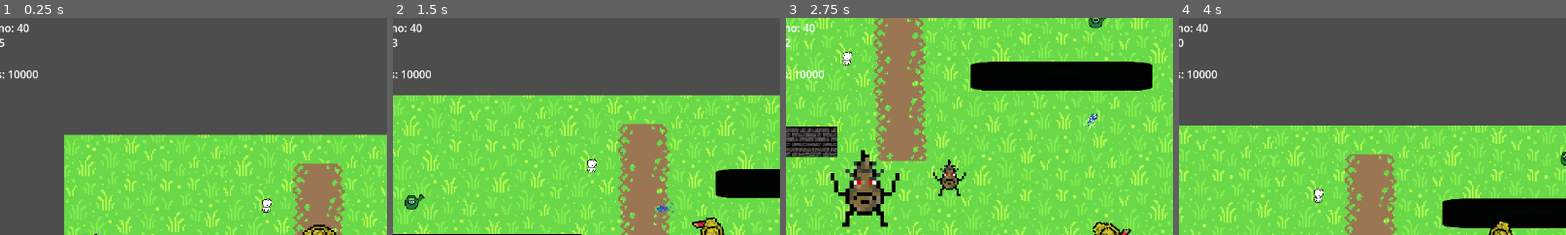
Above: before the commit, frames 1-4 (left to right).
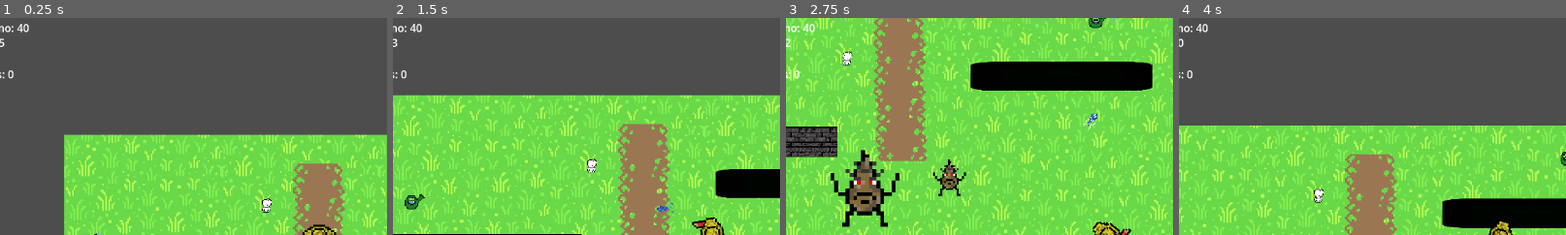
Above: after the commit, the same moments.

Repository: TheWhiteWolf0/Shooter-Game
Game: Godot game, scene res://Scenes/test_scence.tscn
Two runs of this game, one before a commit and one after it. Both use one fixed random seed, a clock stepped at 60 frames per second and the inputs below. This scene is started directly instead of the project's main scene. The engine's default icon, where the game draws it, is replaced by a stand-in: a white triangle on a blue panel in a dark square.
Inputs (mouse positions are % of the whole screen's width and height, from its top left):
- Up to frame 1 (0.25 s): no input
- Up to frame 2 (1.5 s): move the mouse to (72, 45) at 0.52 s; hold D (Right) 0.53-1.28 s; click (72, 45) at 0.6 s; move the mouse to (30, 55) at 1.27 s; hold S (Down) from 1.28 s (still down); click (30, 55) at 1.35 s
- Up to frame 3 (2.75 s): move the mouse to (60, 28) at 2.02 s; release S (Down) at 2.03 s; hold D (Right) from 2.03 s (still down); click (60, 28) at 2.1 s
- Up to frame 4 (4 s): move the mouse to (45, 70) at 2.77 s; release D (Right) at 2.78 s; hold W (Up) 2.78-3.53 s; click (45, 70) at 2.85 s; move the mouse to (80, 65) at 3.52 s; hold A (Left) from 3.53 s (still down); click (80, 65) at 3.6 s
The pictures show only the part of the screen within x 9-59%, y 0-50%; the shares and areas given below are measured in that part.

The runs differ from the first frame. In frame 1, 0.2% of the frame differs, in the area x 2-10%, y 24-29%; in frame 2, 0.2%; in frame 3, 0.2%; in frame 4, 0.2%.

Commit message:
added ground work to infrease enemys health depending on the players score

Diff:
--- a/shootergame/GlobalVariables/GloabalVariables.gd
+++ b/shootergame/GlobalVariables/GloabalVariables.gd
@@ -31,4 +31,8 @@
 var damage_Overtime:bool = false
 var damage_OT_Fire:float = 0.0
 
-var Currency:int = 10000
+var Currency:int = 0
+
+# Enemy Multi-Hit health #
+
+var enemy_health:int = 15
--- a/shootergame/Scripts/enemy(multi_hit).gd
+++ b/shootergame/Scripts/enemy(multi_hit).gd
@@ -14,7 +14,7 @@
 var tree_death = preload("res://Scenes/animated_sprite_2d.tscn")
 
 const SPEED = 50
-var enemy_health:int = 15
+#var enemy_health:int = 15
 
 #func _ready() -> void:
 	#set_physics_process(false)
@@ -34,11 +34,11 @@
 
 func _on_area_2d_area_entered(area: Area2D) -> void:
 	print("enemy hit")
-	enemy_health = enemy_health - GlobalVariables.player_Damage
+	GlobalVariables.enemy_health = GlobalVariables.enemy_health - GlobalVariables.player_Damage
 	pass # Replace with function body.
 
 func enemydeath():
-	if enemy_health <= 0:
+	if GlobalVariables.enemy_health <= 0:
 		GlobalVariables.Currency = GlobalVariables.Currency + 5
 		GlobalVariables.player_Score = GlobalVariables.player_Score + 3
 		GlobalVariables.reserve_ammo = GlobalVariables.reserve_ammo + 5
@@ -46,3 +46,6 @@
 		tree_instance.global_position = $Area2D.global_position
 		get_tree().get_root().call_deferred("add_child", tree_instance)
 		queue_free()
+
+func HealthIncrease():
+	print("Must Do/Figure out the math")
